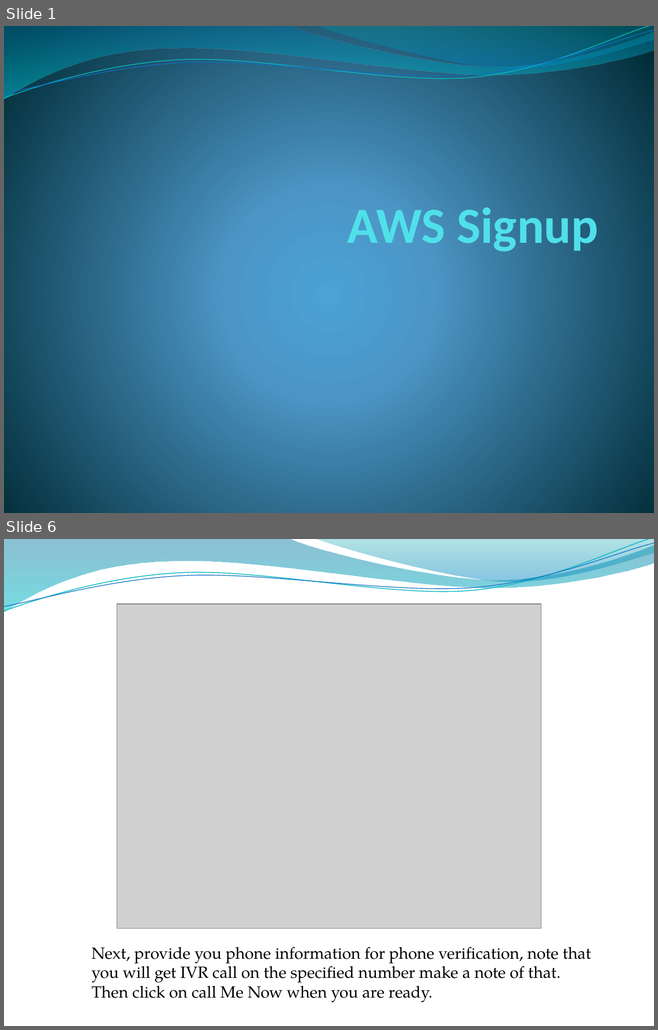
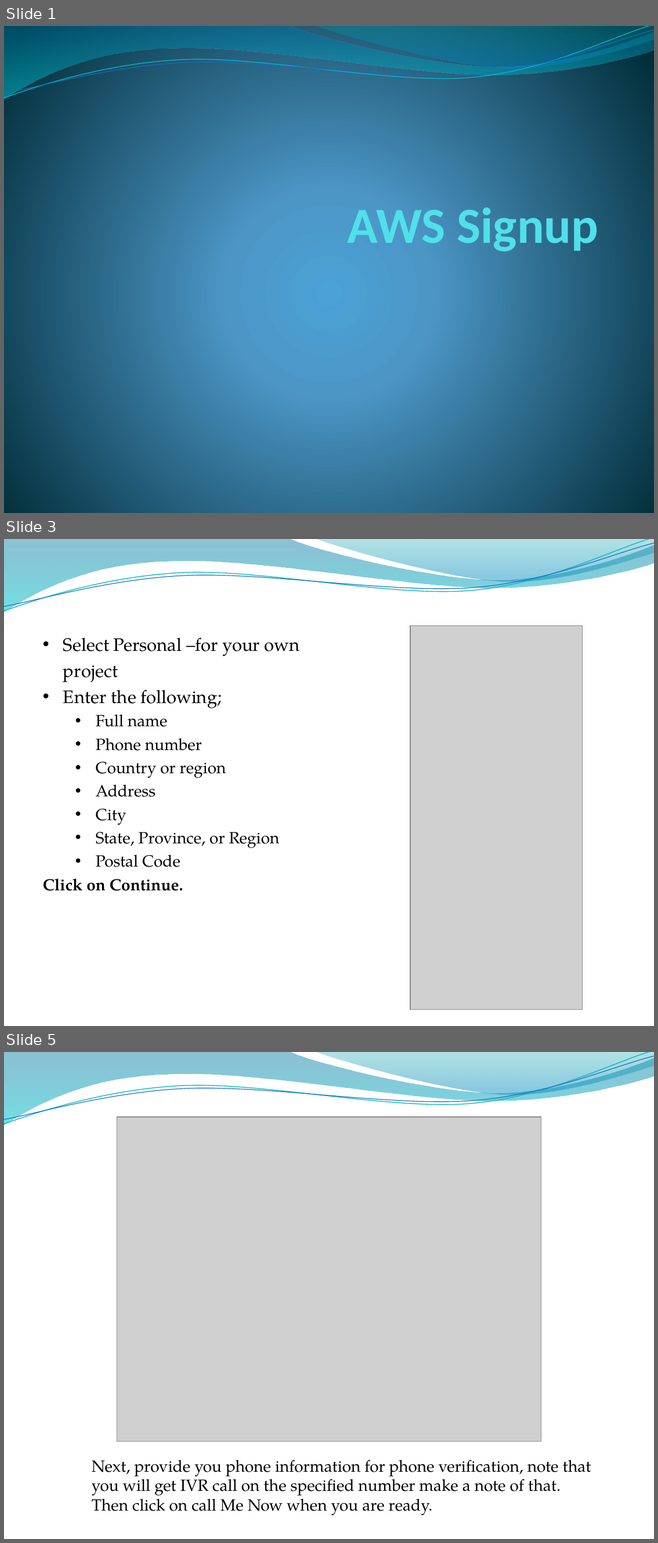
Before and after one commit to godwillngwanah/AWS-Sol-Arch-02, a slide deck: Batch-07/Proff Lecture Material/4. AWS Signup.pptx. Shown one above the other, each under a label of ours: slides 1 and 6 before the commit, slides 1, 3 and 5 after it; the slides between them are not shown. The pictures are 658x1030 and 658x1543 pixels, drawn with LibreOffice and Linux fonts; fonts in the diff are those of the drawing; grey boxes stand for pictures; background and template pictures are left out. Boxes give left, top, right and bottom in pixels: in the first picture for what was removed or moved away, otherwise in the second. Text is boxed around its words. In the diff, an @@ line names an element or a change of style, - is before the commit and + after.

```diff
--- a/Batch-07/Proff Lecture Material/4. AWS Signup.pptx
+++ b/Batch-07/Proff Lecture Material/4. AWS Signup.pptx
@@ slide 3 added at <box>4,539,654,1026</box>, background picture (left out); not listed: 4 template elements that a slide beside it also shows @@
@@ picture added at <box>410,625,582,1010</box> @@
@@ text added at <box>43,638,299,891</box>, 18 pt, text #000000 @@
+• Select Personal –for your own project
+• Enter the following;
+  • Full name
+  • Phone number
+  • Country or region
+  • Address
+  • City
+  • State, Province, or Region
+  • Postal Code
+Click on Continue.
@@ what was slide 6 is now slide 5 @@
```
Also in this commit, not shown: 3 slides changed, 2 slides removed, 27 other files.
